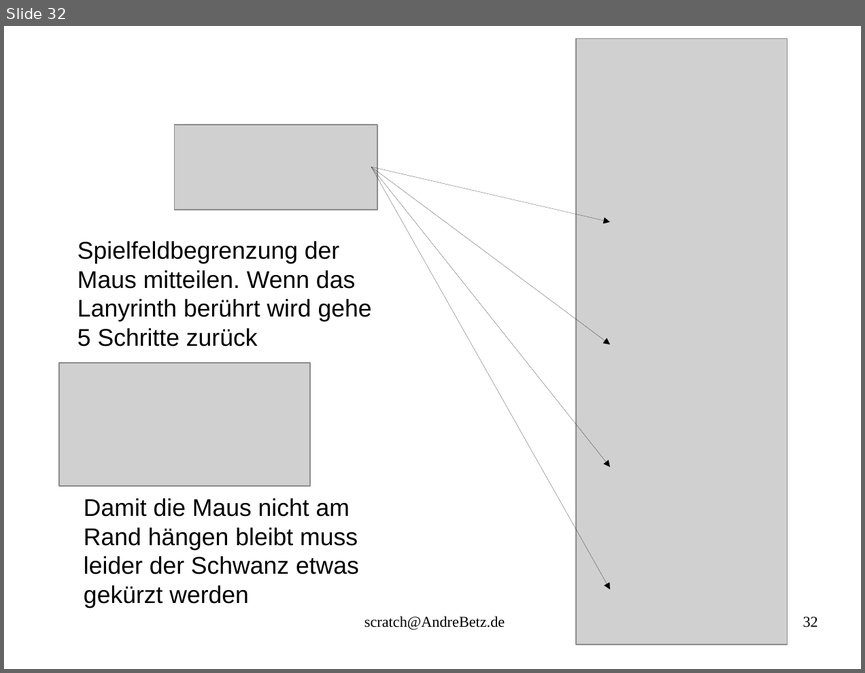
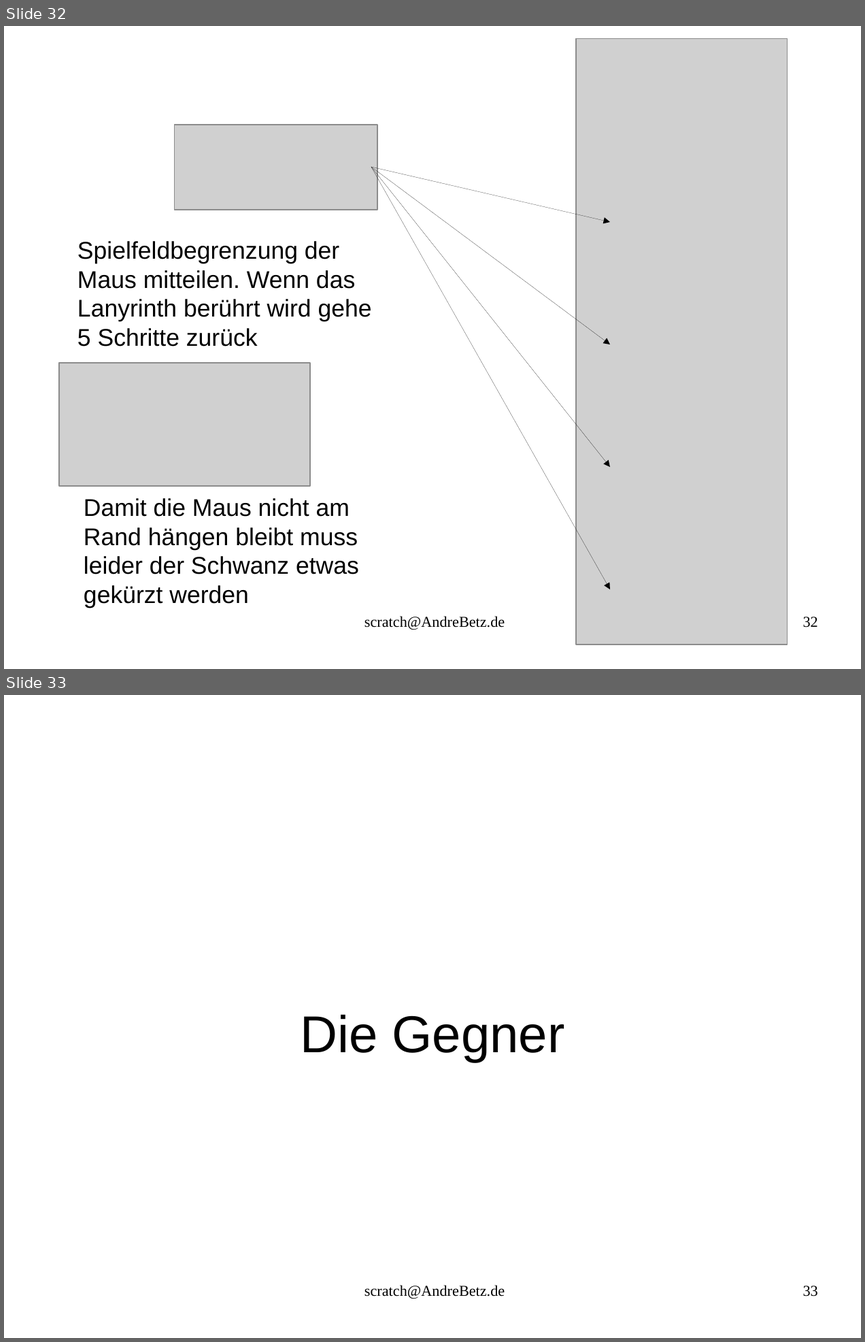
Before and after one commit to sky4walk/documents, a slide deck: ProgrammierkursScratchSpiel.odp. Shown one above the other, each under a label of ours: slide 32 before the commit, slides 32 and 33 after it. The pictures are 865x673 and 865x1342 pixels, drawn with LibreOffice and Linux fonts; fonts in the diff are those of the drawing; grey boxes stand for pictures. Boxes give left, top, right and bottom in pixels: in the first picture for what was removed or moved away, otherwise in the second. Text is boxed around its words. In the diff, an @@ line names an element or a change of style, - is before the commit and + after.

```diff
--- a/ProgrammierkursScratchSpiel.odp
+++ b/ProgrammierkursScratchSpiel.odp
@@ slide 33 added at (4, 695, 861, 1338), background #FFFFFF @@
@@ text added at (300, 1014, 565, 1062), 48 pt, text #000000 @@
+Die Gegner
@@ text added at (364, 1285, 504, 1299), 14 pt, text #000000 @@
+scratch@AndreBetz.de
@@ page number added at (803, 1285, 818, 1296), 14 pt, text #000000 @@
+33
```
Also in this commit, not shown: 3 slides changed, 6 other slides added, 2 other files.
